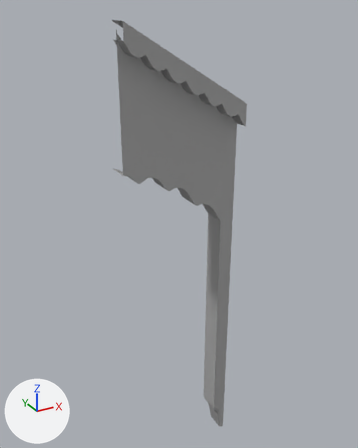
Two versions of the FBX model TFC-TFE/Assets/Meshes3D/Ramp/RampR_02.fbx, one commit apart.
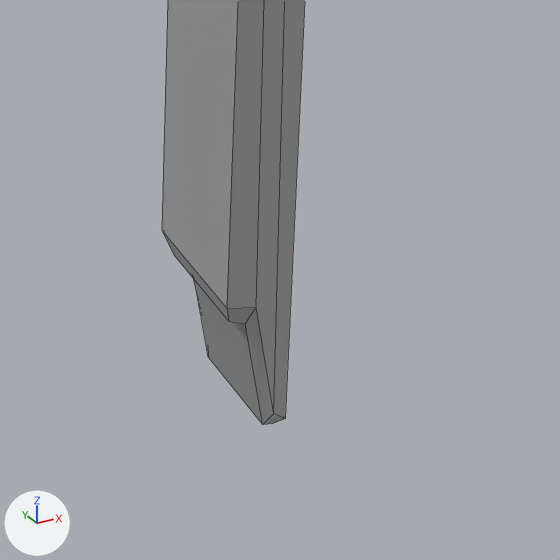
Each version is shown whole from a camera (50 mm lens) standing at (9.83, -14.75, 66.86) and looking at (19.28, 2.44, 58.26), then close up on the part from 50% to 74% of the width and 80% to 100% of the height. Every picture has the same lights, and +X, +Y and +Z are marked at lower left. The close-ups show mesh edges as thin lines. Where no turn or scale is listed for an object, it has been applied to the vertices.

The first close-up shows 'RampR_02'.
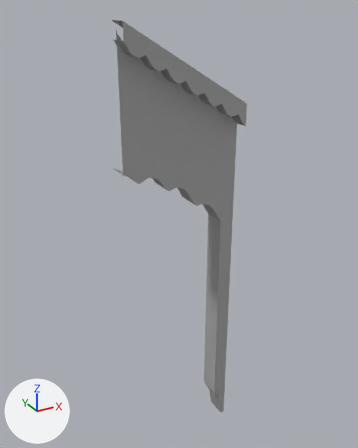
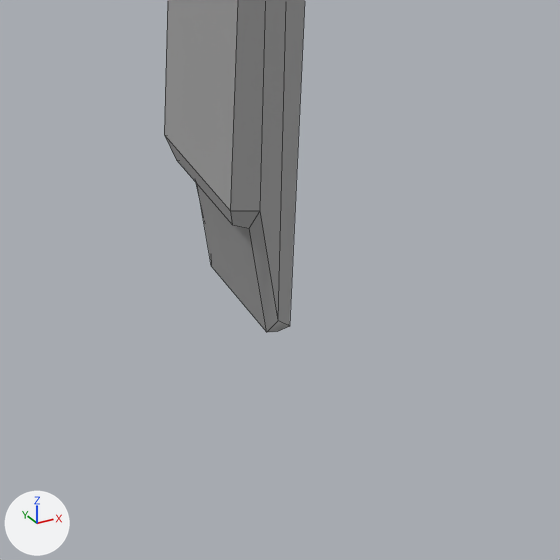
The newer file is also turned or shifted as a whole; pictures and numbers use the older file's frame.

Changed parts and their boxes [x1, y1, x2, y2] in the close-ups (560 x 560 px):
'RampR_02', reshaped
    before: [162, 0, 305, 425]
    after: [164, 0, 305, 332]

The edits, one by one:
me_mesh has 209 vertices, 149 faces and spans x 0.0..5.0, y -0.8..0.8, z -20.0..0.0.
me_mesh is used by ob_rampr_02; location (16.427, 1.722, 66.436).
me_mesh part 1: all 16 vertices in x 4.4..5.0, y -0.2..0.8, z -20.0..-18.4 are moved by (0.0, 0.0, 1.0).
